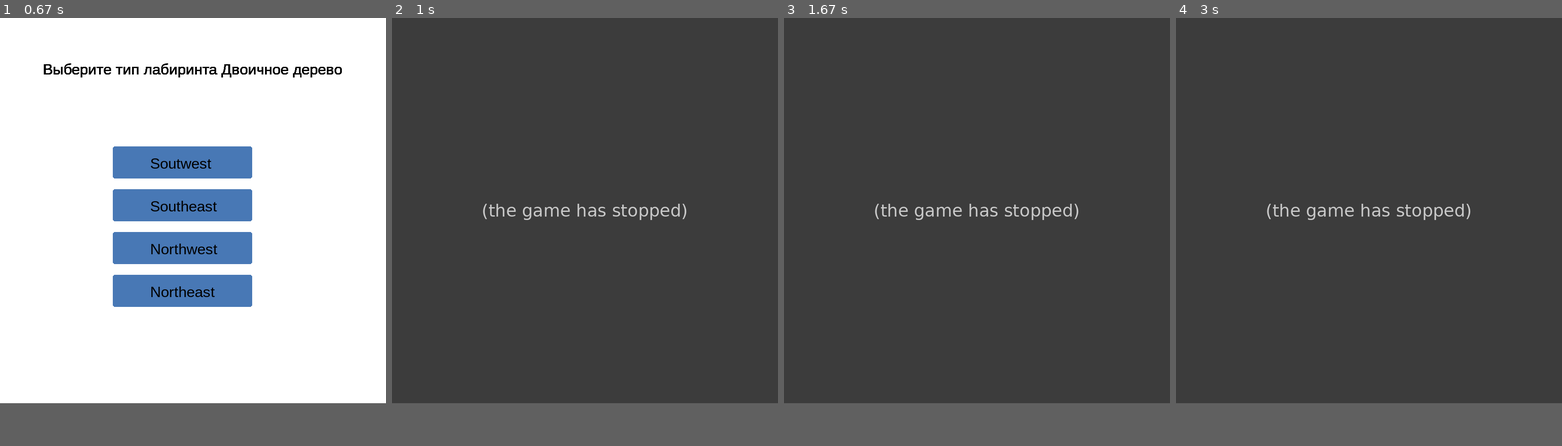
Above: before the commit, frames 1-4 (left to right).
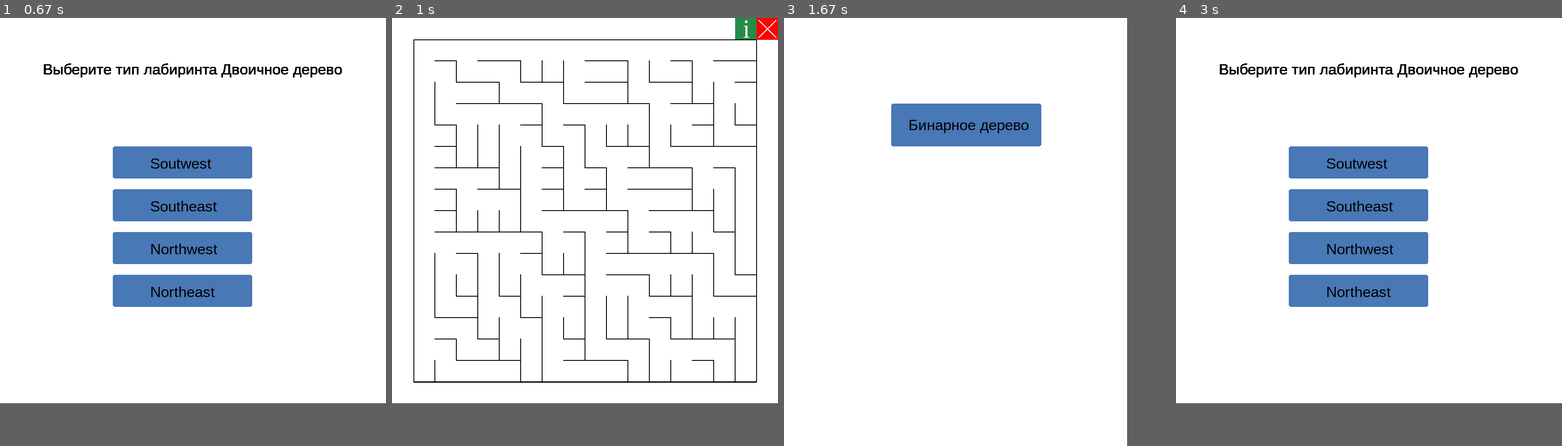
Above: after the commit, the same moments.

Repository: 7malahit7/Top
Game: pygame game, started from project_maze/project_maze.py
Two runs of this game, one before a commit and one after it. Both use one fixed random seed, a clock stepped at 60 frames per second and the inputs below.
Inputs (mouse positions are in pixels of both pictures, inside the frame that each line leads up to):
- Up to frame 1 (0.67 s): click "Бинарное дерево" at 0.38 s
- Up to frame 2 (1 s): click (588, 236) at 0.72 s
- Up to frame 3 (1.67 s): click (1158, 26) at 1.05 s; click (1081, 381) at 1.38 s
- Up to frame 4 (3 s): click "Бинарное дерево" at 2.72 s
In our replay, in frame 3 the window is 900x900 before the commit and 800x1000 after it. These sizes can differ from the game's own. Grey fills any space a smaller window leaves; there, only what the larger window draws over its background counts as a difference.

Frame 1 is identical in both runs. In frame 2, 90% of the frame differs, in the area x 0-100%, y 0-90%; in frame 3, 80%; in frame 4, 90%.
Error before the commit: NameError: name 'random' is not defined (bin_tree.py line 50); the game stopped at 0.72 s (later frames are placeholders)

Commit message:
Update bin_tree.py

Diff:
--- a/project_maze/bin_tree.py
+++ b/project_maze/bin_tree.py
@@ -1,5 +1,5 @@
 from globals import *
-
+import random
 def draw_border():
     pygame.draw.line(screen,BLACK,[GAP,GAP],[cell_size*board_size+GAP,GAP],2)
     pygame.draw.line(screen,BLACK,[GAP*board_size+GAP-1,GAP],[GAP*board_size+GAP-1,GAP*board_size+GAP],2)
@@ -88,9 +88,9 @@
     global arr
     if arg == "SW":
         arr = bin_tree_SW(arr)
+    elif arg == "NE":
+        arr = bin_tree_NE(arr)
     elif arg == "NW":
-        arr = bin_tree_NW(arr)
-    elif arg == "NE":
         arr = bin_tree_NW(arr)
     elif arg == "SE":
         arr = bin_tree_SE(arr)
